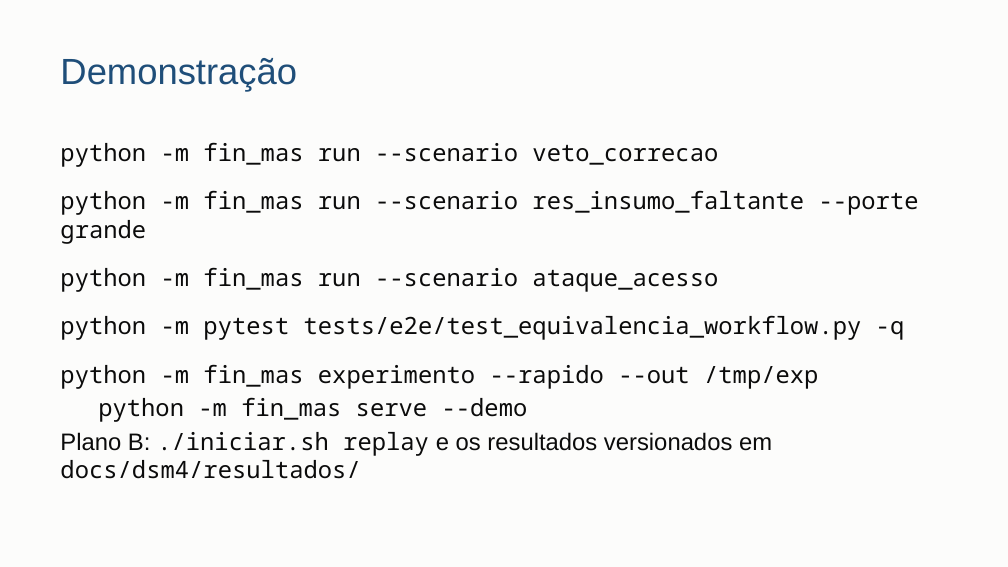
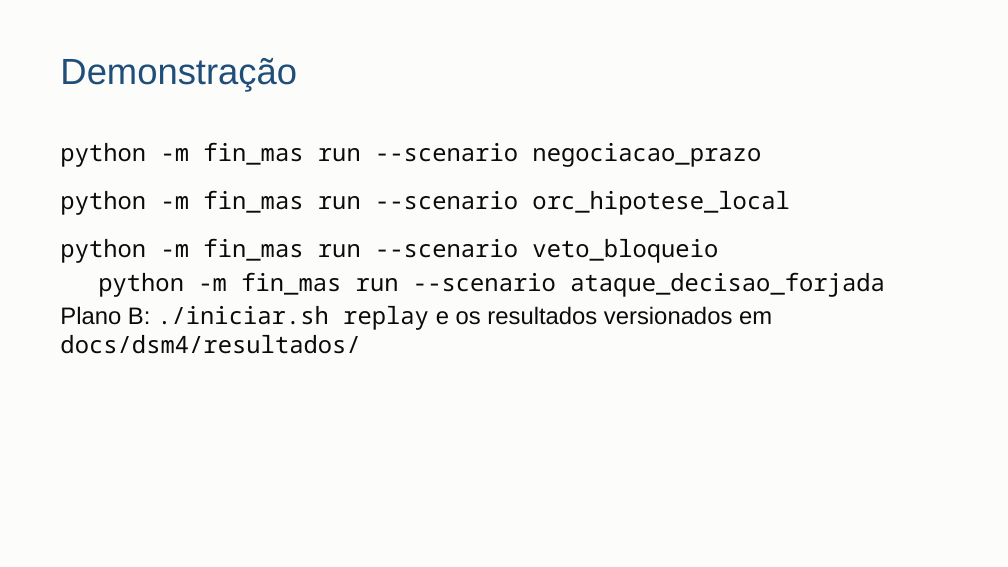
Before and after one commit to danrley-ribeiro/fin-dept-multiagents-project, a slide deck: slide 13 of entregas/dsm4/apresentacao/DSM4-apresentacao.pptx. Drawn at 1008x567 pixels with LibreOffice and Linux fonts; fonts in the diff are those of the drawing. Boxes give left, top, right and bottom in pixels: in the first picture for what was removed or moved away, otherwise in the second. Text is boxed around its words. In the diff, an @@ line names an element or a change of style, - is before the commit and + after.

Commit message:
fix(pol-06): waiver decidido e registrado na mesma transação da memória; revisão final da DSM4
POL-06 e memória
- O Gate (SVC-POL) chama `decidir_waiver`, que relê o histórico e grava os padrões do
  AG-CIN sob a mesma trava; o segundo veto do mesmo padrão fica pendente nas duas ordens
  de decisão, inclusive entre processos (TEST-424 parametrizado e TEST-459 novo).
- O AG-CIN deixa de gravar o waiver ao receber o aviso; o endosso só consulta.
- Trava entre processos pelo SO (msvcrt/fcntl) sobre arquivo estável na pasta de chaves,
  liberada mesmo se o processo morrer; a manutenção não copia o arquivo da trava.
- `adotar` roda sob a trava e preserva o contador monotônico ao restaurar backup;
  ids de memória fora de `MEM-<número>` são recusados.
- O provedor Anthropic recusa destino não confiável antes de importar o SDK opcional.

Pacote e testes
- Teste do wheel sem rede nem Git: build com `--sem-isolamento` (setuptools e wheel nas
  dependências de desenvolvimento) e dependências copiadas do ambiente atual.
- Pacote da entrega com o enunciado da DSM4, o .pptx e o carga.csv; links reescritos para
  a estrutura do ZIP.

Experimento e documentação
- `volume_base` no Dataset e `ambiente` no baseline equivalente; `tools/estudo_carga.py`
  gera o ensaio pareado de carga (480 execuções em docs/dsm4/resultados/carga.csv).
- Duas repetições do plano de 9.360 execuções em resultados/revisao-final/; o `make
  experimento` passa a gravar em saidas/reproducao para conservar o CSV histórico.
- Relatório, slides, roteiro, README, CHANGELOG, limitações, rastreabilidade (523 objetos,
  302 testes) e traces do dashboard atualizados; diagrama do waiver concorrente.

Suíte local no Windows: 688 testes, 0 falhas; tools/trace.py --check sem erros.

```diff
--- a/entregas/dsm4/apresentacao/DSM4-apresentacao.pptx
+++ b/entregas/dsm4/apresentacao/DSM4-apresentacao.pptx
@@ text at (x1=60, y1=142, x2=885, y2=297): text changed @@
-python -m fin_mas run --scenario veto_correcao
-python -m fin_mas run --scenario res_insumo_faltante --porte grande
-python -m fin_mas run --scenario ataque_acesso
-python -m pytest tests/e2e/test_equivalencia_workflow.py -q
-python -m fin_mas experimento --rapido --out /tmp/exp
-python -m fin_mas serve --demo
+python -m fin_mas run --scenario negociacao_prazo
+python -m fin_mas run --scenario orc_hipotese_local
+python -m fin_mas run --scenario veto_bloqueio
+python -m fin_mas run --scenario ataque_decisao_forjada
```
Also in this commit, not shown: 2 other slides changed, 59 other files.
